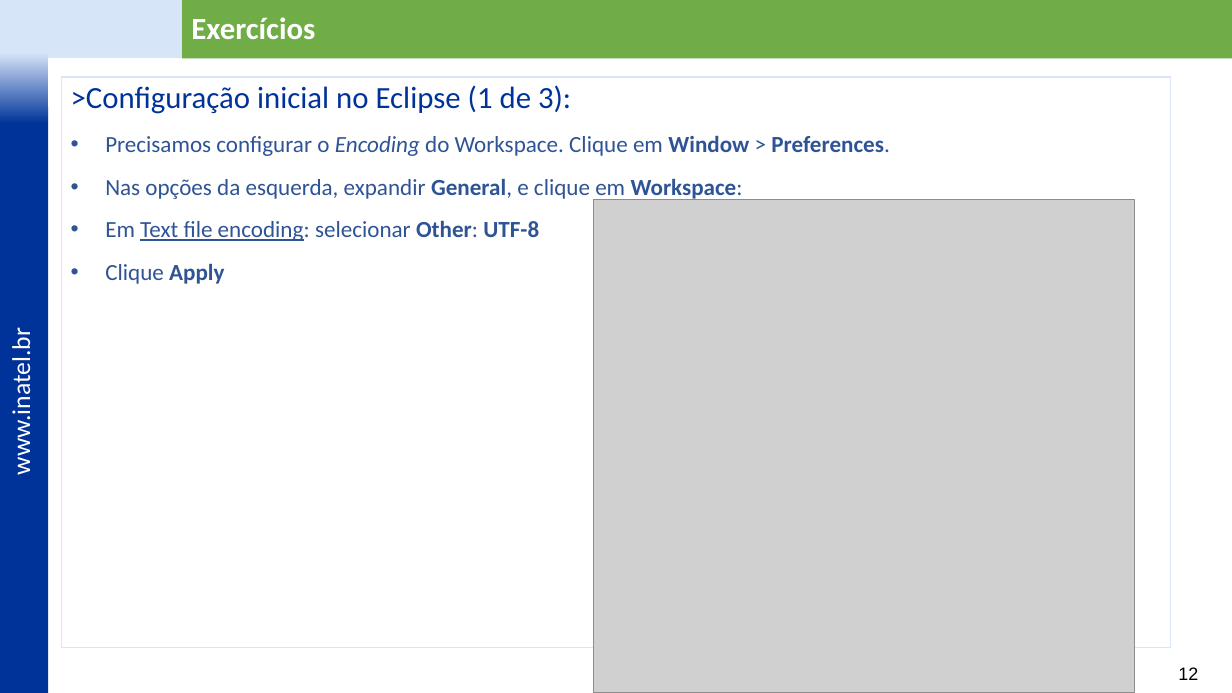
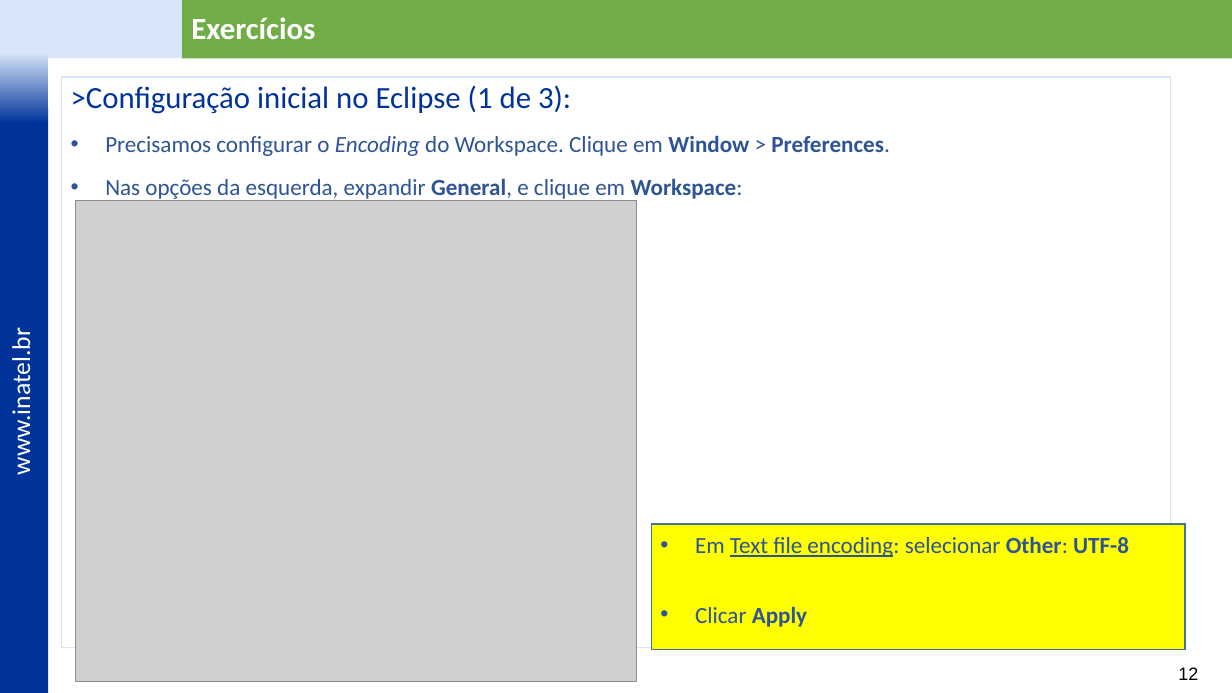
Before and after one commit to vitor-figueiredo/MyRestAPI, a slide deck: slide 12 of docs/Laboratório - REST - v2.pptx. Drawn at 1232x693 pixels with LibreOffice and Linux fonts; fonts in the diff are those of the drawing; grey boxes stand for pictures; background and template pictures are left out. Boxes give left, top, right and bottom in pixels: in the first picture for what was removed or moved away, otherwise in the second. Text is boxed around its words. In the diff, an @@ line names an element or a change of style, - is before the commit and + after.

```diff
--- a/docs/Laboratório - REST - v2.pptx
+++ b/docs/Laboratório - REST - v2.pptx
@@ picture added at box(76, 201, 637, 681) @@
@@ picture removed at box(593, 200, 1134, 693) @@
@@ text in rectangle at box(105, 220, 539, 284): paragraphs removed @@
-• Em Text file encoding: selecionar Other: UTF-8
-• Clique Apply
@@ rectangle added at box(652, 524, 1186, 650), fill #FFFF00, outline #43739E 1 pt, 18 pt, text #2F5496 @@
+• Em Text file encoding: selecionar Other: UTF-8
+• Clicar Apply
```
Also in this commit, not shown: 16 other slides changed, 2 slides added, 1 slide removed, 3 other files.
